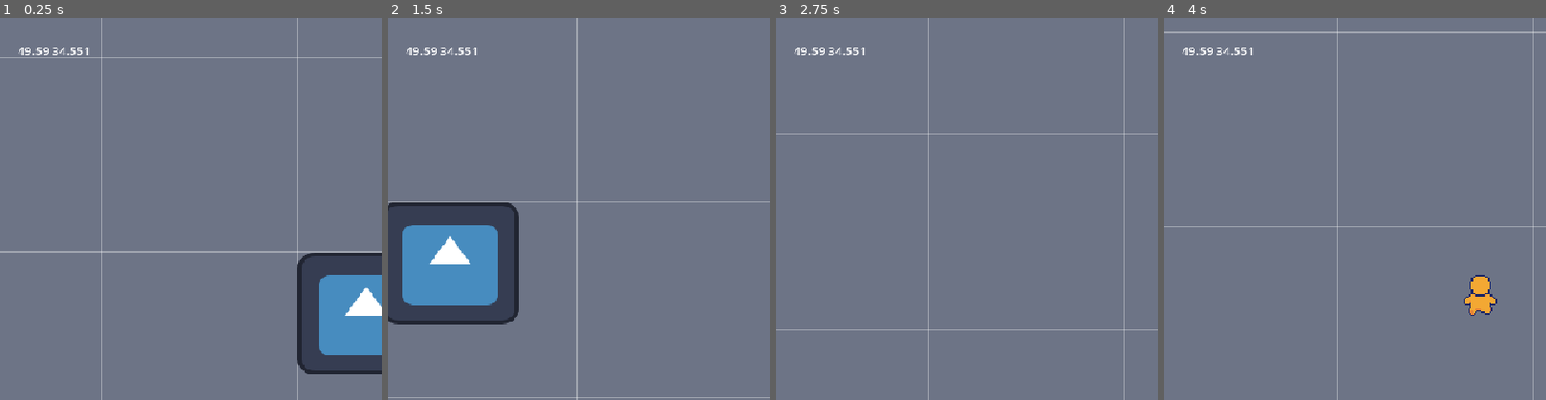
Above: before the commit, frames 1-4 (left to right).
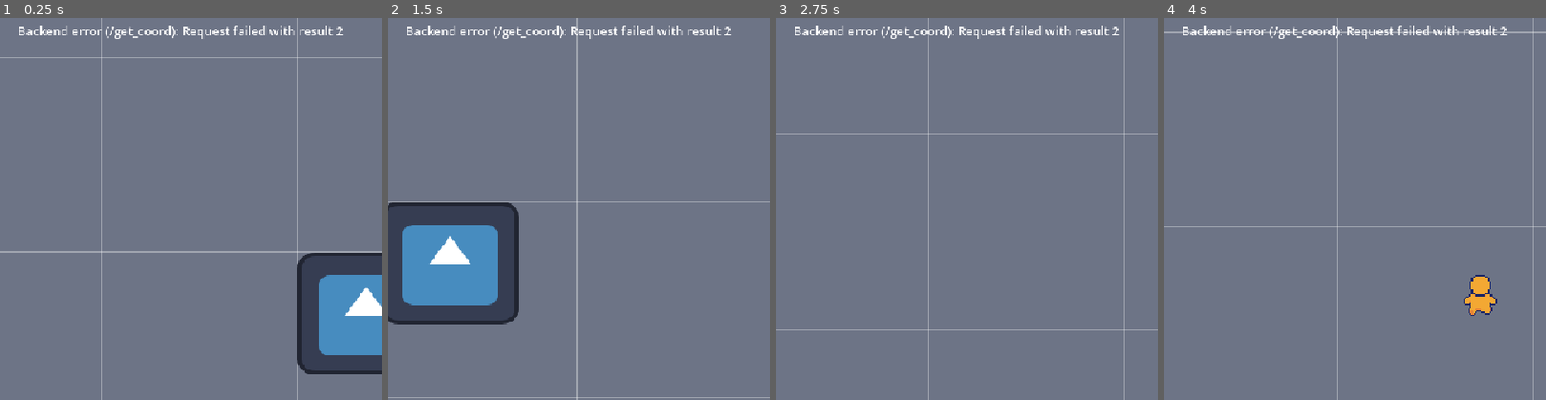
Above: after the commit, the same moments.

Repository: olecssuscho/hackathon
Game: Godot game, scene res://scenes/main.tscn
Two runs of this game, one before a commit and one after it. Both use one fixed random seed, a clock stepped at 60 frames per second and the inputs below. The engine's default icon, where the game draws it, is replaced by a stand-in: a white triangle on a blue panel in a dark square.
Inputs (mouse positions are % of the whole screen's width and height, from its top left):
- Up to frame 1 (0.25 s): no input
- Up to frame 2 (1.5 s): move the mouse to (72, 45) at 0.52 s; hold Right (ui_right) 0.53-1.28 s; click (72, 45) at 0.67 s; move the mouse to (30, 55) at 1.27 s; hold Down (ui_down) from 1.28 s (still down)
- Up to frame 3 (2.75 s): move the mouse to (60, 28) at 2.02 s; release Down (ui_down) at 2.03 s; hold Right (ui_right) from 2.03 s (still down)
- Up to frame 4 (4 s): move the mouse to (45, 70) at 2.77 s; release Right (ui_right) at 2.78 s; hold Up (ui_up) 2.78-3.53 s; click (45, 70) at 2.92 s; move the mouse to (80, 65) at 3.52 s; hold Left (ui_left) from 3.53 s (still down)
The pictures show only the part of the screen within x 0-50%, y 13-63%; the shares and areas given below are measured in that part.

The runs differ from the first frame. In frame 1, 1.0% of the frame differs, in the area x 4-90%, y 2-10%; in frame 2, 1.0%; in frame 3, 1.0%; in frame 4, 1.0%.

Commit message:
restore2

Diff:
--- a/game_project/scripts/backend.gd
+++ b/game_project/scripts/backend.gd
@@ -3,7 +3,7 @@
 signal request_failed(endpoint: String, error: String)
 signal score_submitted(ok: bool)
 
-const BASE_URL := "http://localhost:8000"
+const BASE_URL := "http://localhost:8080"
 var auth_token := ""
 var _auth_callback: JavaScriptObject
 
@@ -63,13 +63,22 @@
 
 
 func _load_place_services() -> void:
+	if g.map == null:
+		request_failed.emit("/get_coord", "Map node is not ready")
+		return
+	var points_label := g.map.get_node_or_null("../UI/points") as Label
+	if points_label == null:
+		request_failed.emit("/get_coord", "Points label was not found")
+		return
+	points_label.text = "Loading places..."
+
 	var response: Variant = await _request(HTTPClient.METHOD_GET, "/get_coord")
 	if not response is Array:
 		if response != null:
 			request_failed.emit("/get_coord", "Expected an array of coordinate pairs")
 		return
 
-	var place_pois: Array[POIData] = []
+	var place_lines := PackedStringArray()
 	for coordinates in response:
 		if not coordinates is Array or coordinates.size() != 2:
 			request_failed.emit("/get_coord", "Expected each place to contain latitude and longitude")
@@ -95,30 +104,23 @@
 			request_failed.emit(details_path, "Expected place details as an object")
 			return
 
-		var poi := POIData.new()
-		var poi_name: Variant = details.get("name", "")
-		if poi_name is String:
-			poi.poi_name = poi_name
-		poi.latitude = latitude
-		poi.longitude = longitude
-		var description: Variant = details.get("description_short_uk", "")
-		if not description is String or description.is_empty():
-			description = details.get("description_short_en", "")
-		if description is String:
-			poi.description = description
-		var image_url: Variant = details.get("photo_url", "")
-		if image_url is String:
-			poi.image_url = image_url
-		place_pois.append(poi)
+		var line := "%s, %s" % [str(latitude), str(longitude)]
+		var place_name: Variant = details.get("name", "")
+		if place_name is String and not place_name.is_empty():
+			line += " — " + place_name
+		place_lines.append(line)
+		points_label.text = "\n".join(place_lines)
 
-	if g.map == null:
-		request_failed.emit("/get_coord", "Map node is not ready")
-		return
-	g.map.set_pois(place_pois)
+	if place_lines.is_empty():
+		points_label.text = "No places returned."
 
 
 func _on_request_failed(endpoint: String, error: String) -> void:
 	push_error("Backend request failed (%s): %s" % [endpoint, error])
+	if g.map != null:
+		var points_label := g.map.get_node_or_null("../UI/points") as Label
+		if points_label != null:
+			points_label.text = "Backend error (%s): %s" % [endpoint, error]
 
 
 func submit_score(score: int) -> void:
--- a/game_project/scripts/map.gd
+++ b/game_project/scripts/map.gd
@@ -22,7 +22,6 @@
 var grid: GridOverlay
 
 @export var pois: Array[POIData] = []
-@onready var points: Label = $"../UI/points"
 
 
 func _ready() -> void:
@@ -31,8 +30,6 @@
 	RenderingServer.set_default_clear_color(Color("6d7486ff"))   # fog colour
 
 	_load_pois()
-	for POIData in pois:
-		points.text += "\n" + str(POIData.latitude) + " " + str(POIData.longitude)
 	load_discovered()
 	if SHOW_GRID:
 		grid = GridOverlay.new()
